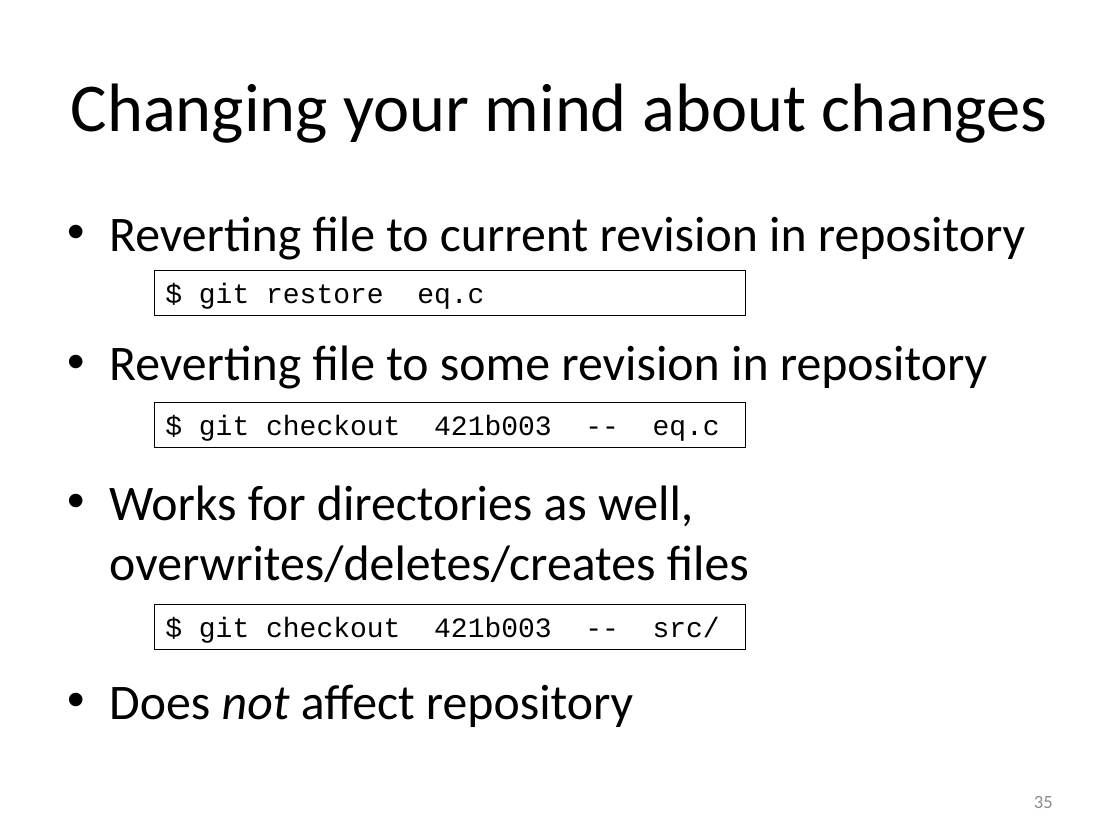
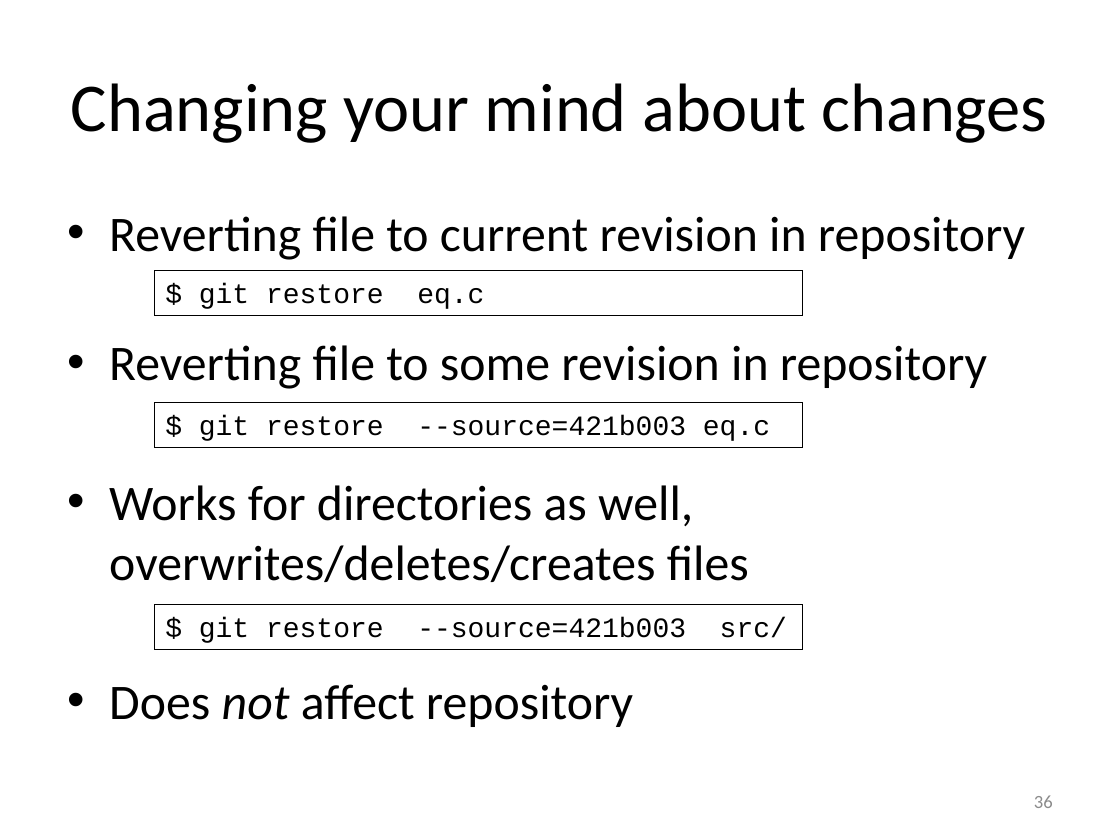
Before and after one commit to gjbex/Version-control-with-git, a slide deck: slide 36 of version_control_git.pptx (slide 35 before the commit). Drawn at 1120x840 pixels with LibreOffice and Linux fonts; fonts in the diff are those of the drawing. Boxes give left, top, right and bottom in pixels: in the first picture for what was removed or moved away, otherwise in the second. Text is boxed around its words. In the diff, an @@ line names an element or a change of style, - is before the commit and + after.

Commit message:
Update for git switch and git restore

```diff
--- a/version_control_git.pptx
+++ b/version_control_git.pptx
@@ rectangle "$ git restore eq.c": place and size @@
-rectangle "$ git restore eq.c" at box(155, 270, 746, 315)
+rectangle "$ git restore eq.c" at box(155, 270, 803, 315)
@@ rectangle "$ git restore --source=421b003 eq.c": place and size @@
-rectangle "$ git restore --source=421b003 eq.c" at box(155, 402, 746, 447)
+rectangle "$ git restore --source=421b003 eq.c" at box(155, 402, 803, 447)
@@ text in rectangle at box(199, 416, 770, 441): text changed @@
-$ git checkout 421b003 -- eq.c
+$ git restore --source=421b003 eq.c
@@ rectangle "$ git restore --source=421b003 src/": place and size @@
-rectangle "$ git restore --source=421b003 src/" at box(155, 604, 746, 648)
+rectangle "$ git restore --source=421b003 src/" at box(155, 604, 803, 648)
@@ text in rectangle at box(199, 617, 787, 643): text changed @@
-$ git checkout 421b003 -- src/
+$ git restore --source=421b003 src/
@@ page number at box(1034, 795, 1053, 808): text changed @@
-35
+36
```
Also in this commit, not shown: 4 other slides changed, 1 slide added.
